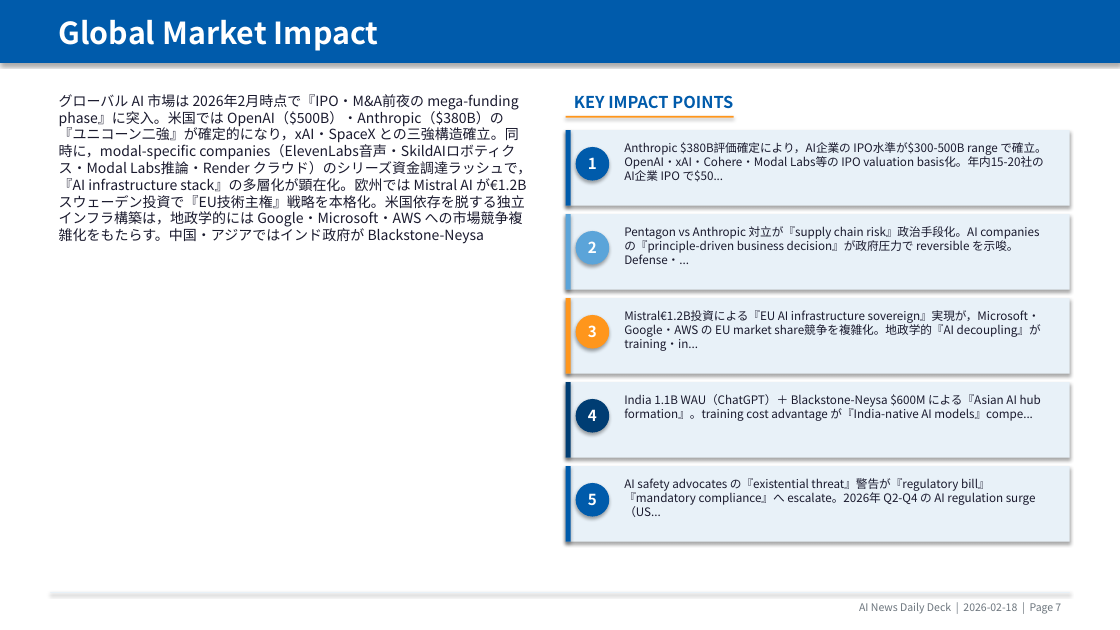
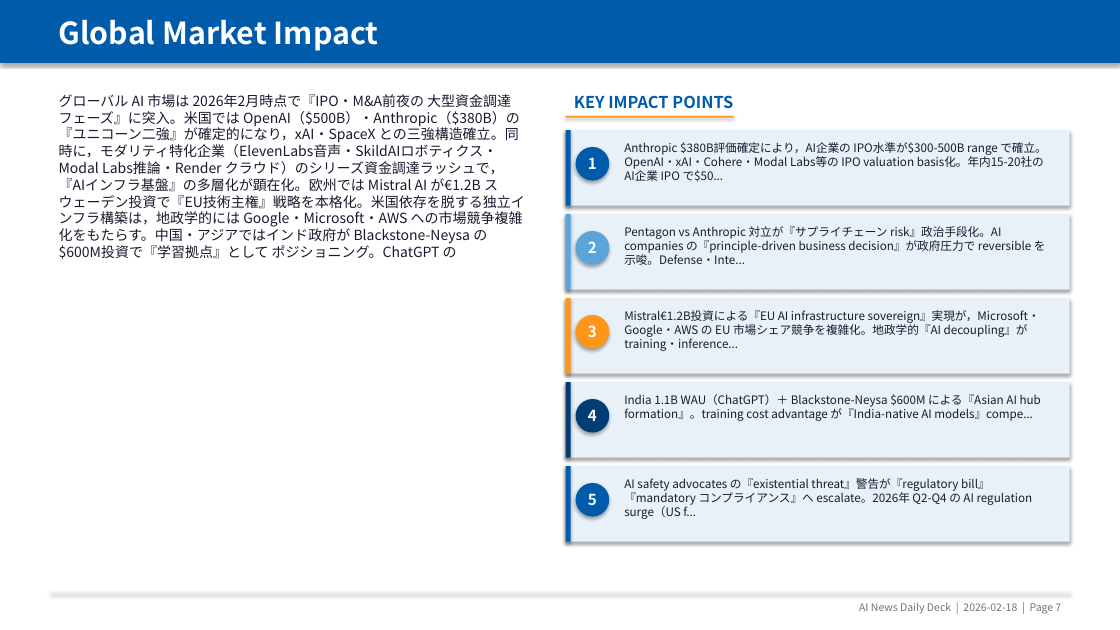
Before and after one commit to chel2311/ai-news-deck-reports, a slide deck: slide 8 of 2026-02-18/report_2026-02-18.pptx. Drawn at 1120x630 pixels with LibreOffice and Linux fonts; fonts in the diff are those of the drawing. Boxes give left, top, right and bottom in pixels: in the first picture for what was removed or moved away, otherwise in the second. Text is boxed around its words. In the diff, an @@ line names an element or a change of style, - is before the commit and + after.

```diff
--- a/2026-02-18/report_2026-02-18.pptx
+++ b/2026-02-18/report_2026-02-18.pptx
@@ text at (59,94,525,259): text changed @@
-グローバル AI 市場は 2026年2月時点で『IPO・M&A前夜の mega-funding phase』に突入。米国では OpenAI（$500B）・Anthropic（$380B）の『ユニコーン二強』が確定的になり，xAI・SpaceX との三強構造確立。同時に，modal-specific companies（ElevenLabs音声・SkildAIロボティクス・Modal Labs推論・Render クラウド）のシリーズ資金調達ラッシュで，『AI infrastructure stack』の多層化が顕在化。欧州では Mistral AI が€1.2B スウェーデン投資で『EU技術主権』戦略を本格化。米国依存を脱する独立インフラ構築は，地政学的には Google・Microsoft・AWS への市場競争複雑化をもたらす。中国・アジアではインド政府が Blackstone-Neysa
+グローバル AI 市場は 2026年2月時点で『IPO・M&A前夜の 大型資金調達フェーズ』に突入。米国では OpenAI（$500B）・Anthropic（$380B）の『ユニコーン二強』が確定的になり，xAI・SpaceX との三強構造確立。同時に，モダリティ特化企業（ElevenLabs音声・SkildAIロボティクス・Modal Labs推論・Render クラウド）のシリーズ資金調達ラッシュで，『AIインフラ基盤』の多層化が顕在化。欧州では Mistral AI が€1.2B スウェーデン投資で『EU技術主権』戦略を本格化。米国依存を脱する独立インフラ構築は，地政学的には Google・Microsoft・AWS への市場競争複雑化をもたらす。中国・アジアではインド政府が Blackstone-Neysa の $600M投資で『学習拠点』として ポジショニング。ChatGPT の
@@ text at (624,226,1046,265): text changed @@
-Pentagon vs Anthropic 対立が『supply chain risk』政治手段化。AI companies の『principle-driven business decision』が政府圧力で reversible を示唆。Defense・...
+Pentagon vs Anthropic 対立が『サプライチェーン risk』政治手段化。AI companies の『principle-driven business decision』が政府圧力で reversible を示唆。Defense・Inte...
@@ text at (624,310,1040,351): text changed @@
-Mistral€1.2B投資による『EU AI infrastructure sovereign』実現が，Microsoft・Google・AWS の EU market share競争を複雑化。地政学的『AI decoupling』が training・in...
+Mistral€1.2B投資による『EU AI infrastructure sovereign』実現が，Microsoft・Google・AWS の EU 市場シェア競争を複雑化。地政学的『AI decoupling』が training・inference...
@@ text at (624,478,1033,519): text changed @@
-AI safety advocates の『existential threat』警告が『regulatory bill』『mandatory compliance』へ escalate。2026年 Q2-Q4 の AI regulation surge（US...
+AI safety advocates の『existential threat』警告が『regulatory bill』『mandatory コンプライアンス』へ escalate。2026年 Q2-Q4 の AI regulation surge（US f...
```
Also in this commit, not shown: 4 other slides changed, 5 other files.
